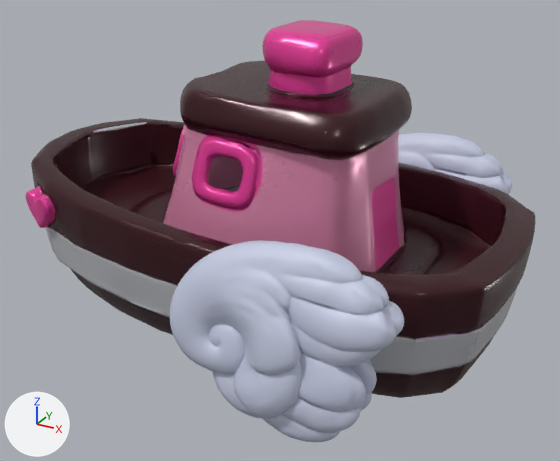
A saved change to the glTF model public/models/cosmic-boat.glb.
Rendered twice from a 50 mm camera at (1.345, -2.335, 0.979) aimed at (0.081, -0.037, -0.171). Arrows for +X, +Y and +Z are at lower left; the lights stay in place. The first picture is the older version. Where no turn or scale is listed for an object, it has been applied to the vertices.
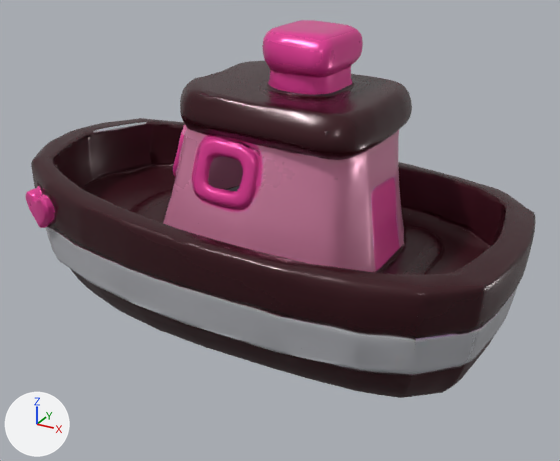
Commit message: Fix Boat

The change, as a diff of the scene's bpy script:
```diff
--- a/public/models/cosmic-boat.glb.py
+++ b/public/models/cosmic-boat.glb.py
@@ ob_mesh_0_001 @@
-ob_mesh_0_001 = bpy.data.objects.new('Mesh_0.001', me_mesh_0_001)
-ob_mesh_0_001.location = (0.0, 0.746, -0.535)
@@ ob_mesh_0_002 @@
-ob_mesh_0_002 = bpy.data.objects.new('Mesh_0.002', me_mesh_0_002)
-ob_mesh_0_002.location = (0.0, -0.469, -0.535)
```

Pixel boxes (x1, y1, x2, y2) of what changed, in the pictures (560 x 461 px):
'Mesh_0.002', deleted: before (170, 240, 404, 442)
'Mesh_0.001', deleted: before (398, 133, 513, 194)
